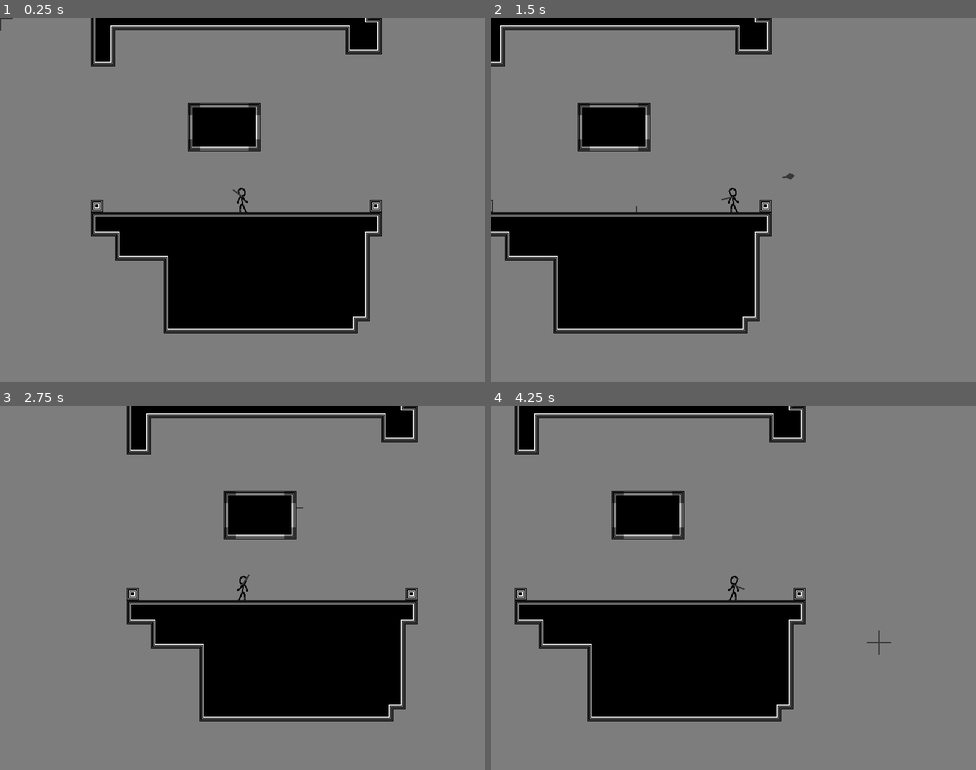
Above: before the commit, frames 1-4 (two rows, left to right).
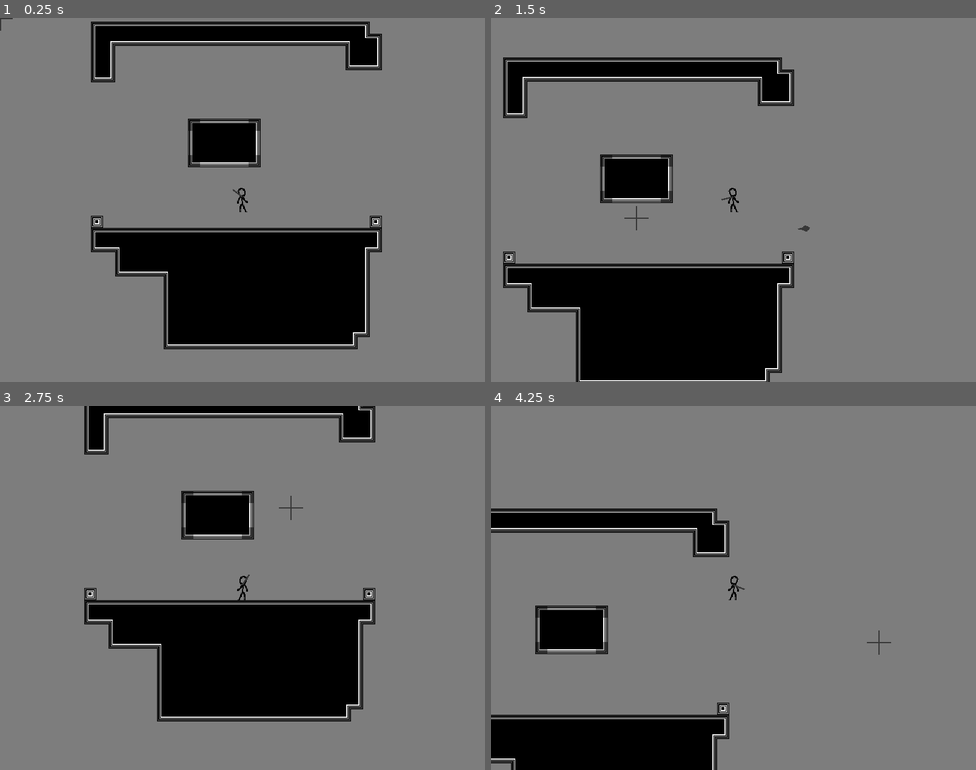
Above: after the commit, the same moments.

Repository: emmawithanE/Frisbee
Game: Godot game, scene res://scenes/World.tscn
Two runs of this game, one before a commit and one after it. Both use one fixed random seed, a clock stepped at 60 frames per second and the inputs below.
Inputs (mouse positions are in pixels of both pictures, inside the frame that each line leads up to):
- Up to frame 1 (0.25 s): no input
- Up to frame 2 (1.5 s): move the mouse to (840, 181) at 0.52 s; hold Right (ui_right) from 0.53 s (still down); click (840, 181) at 0.6 s; tap Up (ui_up) at 0.77 s; move the mouse to (636, 218) at 1.27 s; tap R (dash) at 1.35 s
- Up to frame 3 (2.75 s): tap Up (ui_up) at 1.52 s; move the mouse to (291, 507) at 2.02 s; release Right (ui_right) at 2.03 s; hold Left (ui_left) from 2.03 s (still down); click (291, 507) at 2.1 s
- Up to frame 4 (4.25 s): move the mouse to (709, 660) at 2.77 s; release Left (ui_left) at 2.78 s; hold Right (ui_right) from 2.78 s (still down); tap R (dash) at 2.85 s; tap Up (ui_up) at 3.02, 3.77 s; move the mouse to (879, 642) at 3.52 s; click (879, 642) at 3.6 s

The runs differ from the first frame. In frame 1, 11% of the frame differs, in the area x 18-79%, y 0-91%; in frame 2, 27%, in the area x 0-66%, y 0-100%; in frame 3, 11%; in frame 4, 27%.

Commit message:
fix rebase

Diff:
--- a/scenes/Player.gd
+++ b/scenes/Player.gd
@@ -68,8 +68,6 @@
 			_:
 				assert(false, "unhandled shooting state " + str(shooting_state))
 
-	vel.y += GRAV
-
 	vel.x -= sign(vel.x) * min(abs(vel.x), 25)
 	if Input.is_action_pressed("ui_right"):
 		if vel.x < MAX_SPD:
@@ -108,8 +106,6 @@
 			gravity = 0
 
 	vel.y += gravity
-
-	vel = move_and_slide(vel,UP)
 
 	var dv = Vector2(0, 0)
 	var new_vel = move_and_slide(vel,UP)
